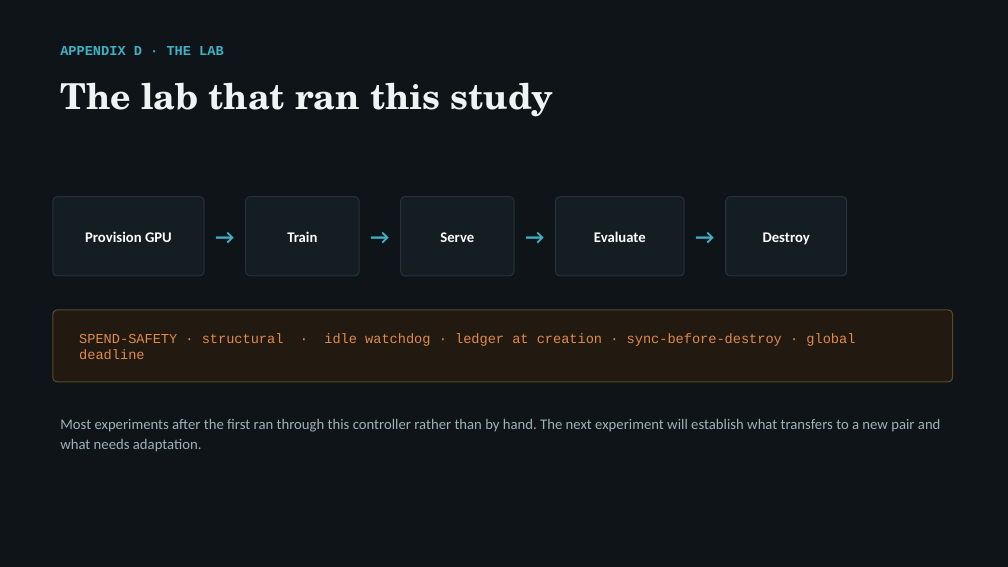
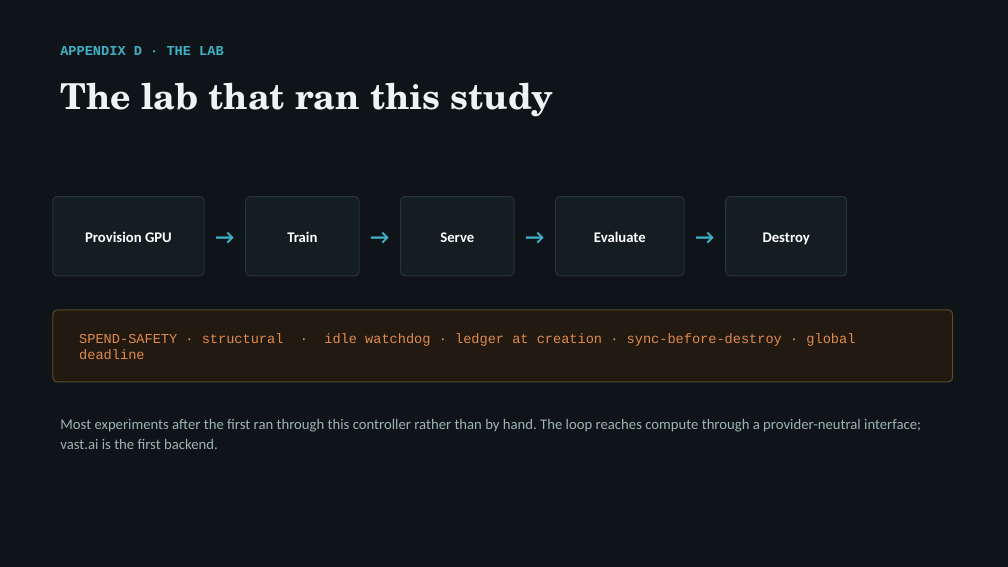
Before and after one commit to arunmenon/gisting-coding-agent, a slide deck: slide 17 of Gisting-CTO-deck.pptx. Drawn at 1008x567 pixels with LibreOffice and Linux fonts; fonts in the diff are those of the drawing. Boxes give left, top, right and bottom in pixels: in the first picture for what was removed or moved away, otherwise in the second. Text is boxed around its words. In the diff, an @@ line names an element or a change of style, - is before the commit and + after.

```diff
--- a/Gisting-CTO-deck.pptx
+++ b/Gisting-CTO-deck.pptx
@@ text at [60,419,921,449]: text changed @@
-Most experiments after the first ran through this controller rather than by hand. The next experiment will establish what transfers to a new pair and what needs adaptation.
+Most experiments after the first ran through this controller rather than by hand. The loop reaches compute through a provider-neutral interface; vast.ai is the first backend.
```
Also in this commit, not shown: 2 other slides changed, 4 other files.
